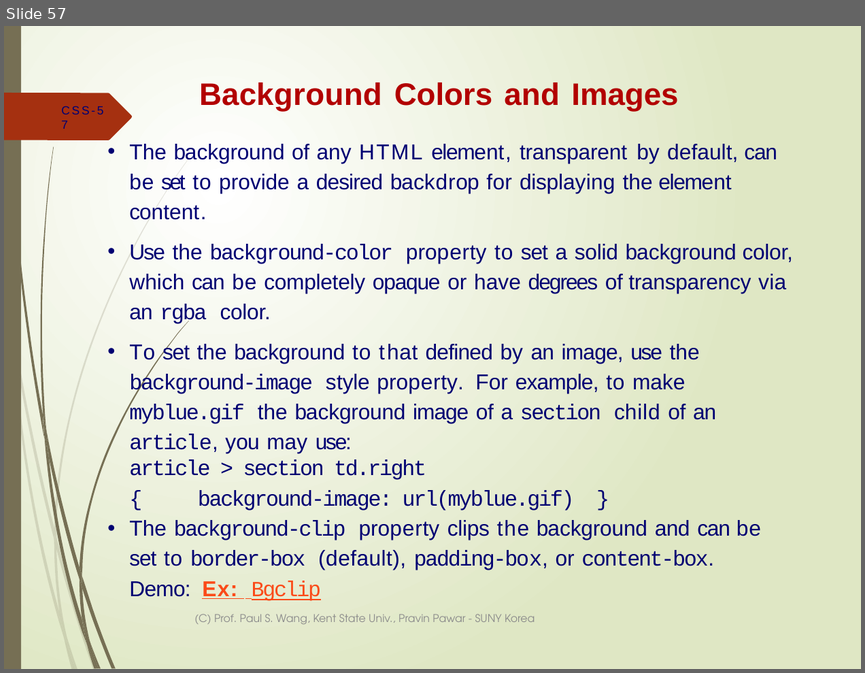
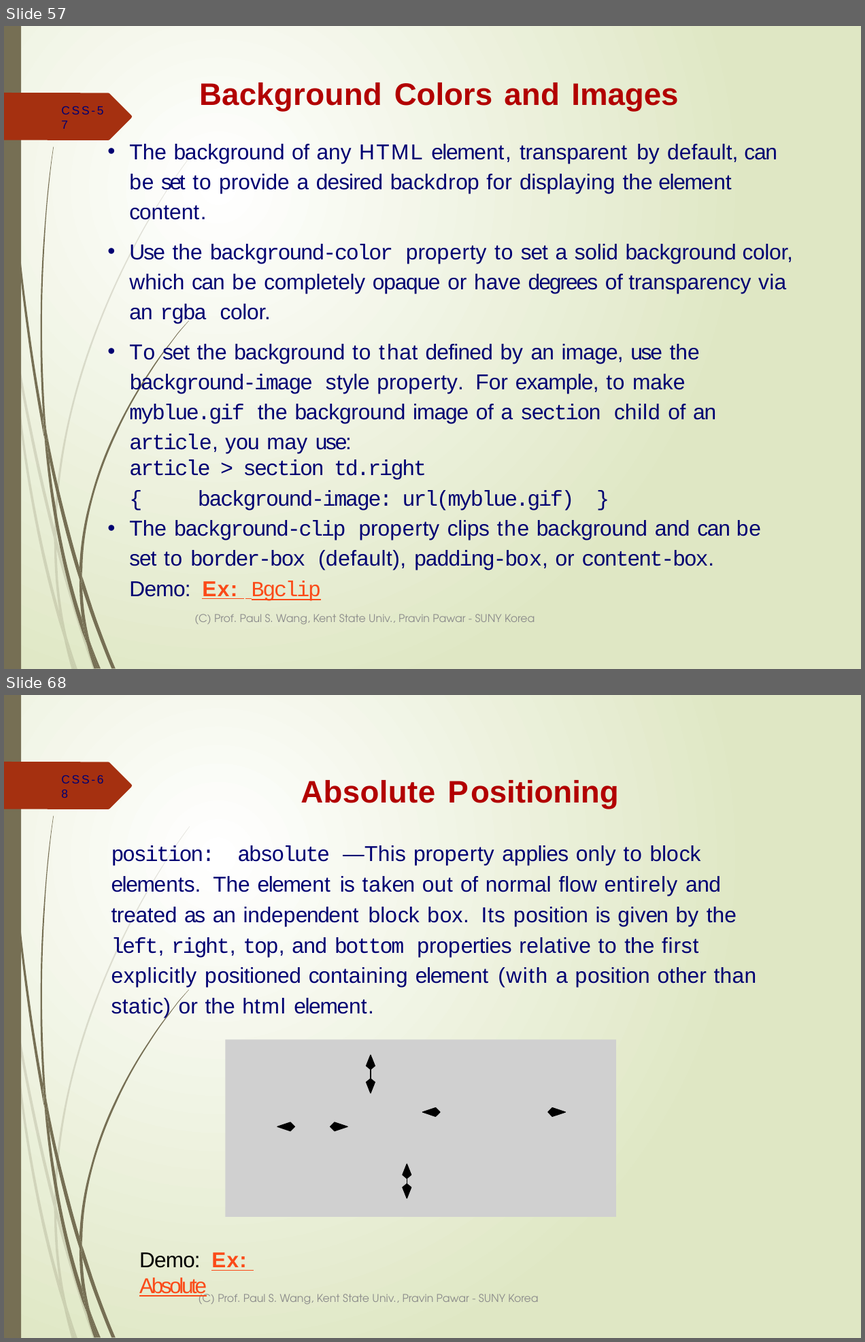
Before and after one commit to ppawar/ppawar.github.io, a slide deck: Fall2019/CSE102-F19/lectures/CSE102_Lec4-CSS.pptx. Shown one above the other, each under a label of ours: slide 57 before the commit, slides 57 and 68 after it; the slides between them are not shown. The pictures are 865x673 and 865x1342 pixels, drawn with LibreOffice and Linux fonts; fonts in the diff are those of the drawing; grey boxes stand for pictures. Boxes give left, top, right and bottom in pixels: in the first picture for what was removed or moved away, otherwise in the second. Text is boxed around its words. In the diff, an @@ line names an element or a change of style, - is before the commit and + after.

```diff
--- a/Fall2019/CSE102-F19/lectures/CSE102_Lec4-CSS.pptx
+++ b/Fall2019/CSE102-F19/lectures/CSE102_Lec4-CSS.pptx
@@ slide 68 added at (x1=4, y1=695, x2=861, y2=1338), background gradient #FFFFFF to #DFE8C4; not listed: 24 template elements that a slide beside it also shows @@
@@ page number added at (x1=61, y1=775, x2=103, y2=783), 10 pt, text #000072 @@
+CSS-68
@@ title added at (x1=300, y1=780, x2=618, y2=809), 26 pt, text #B20000, bold @@
+Absolute Positioning
@@ text added at (x1=111, y1=845, x2=757, y2=1017), 18.1 pt, text #000072 @@
+position: absolute —This property applies only to block elements. The element is taken out of normal flow entirely and treated as an independent block box. Its position is given by the left, right, top, and bottom properties relative to the first explicitly positioned containing element (with a position other than static) or the html element.
@@ picture added at (x1=225, y1=1040, x2=616, y2=1217) @@
@@ freeform shape added at (x1=366, y1=1055, x2=375, y2=1070), fill #000000 @@
@@ freeform shape added at (x1=366, y1=1055, x2=375, y2=1070), outline #000000 0.69 pt @@
@@ freeform shape added at (x1=371, y1=1055, x2=371, y2=1093), outline #000000 0.69 pt @@
@@ freeform shape added at (x1=366, y1=1078, x2=375, y2=1093), fill #000000 @@
@@ freeform shape added at (x1=366, y1=1078, x2=375, y2=1093), outline #000000 0.69 pt @@
@@ freeform shape added at (x1=277, y1=1121, x2=294, y2=1130), fill #000000 @@
@@ freeform shape added at (x1=277, y1=1121, x2=294, y2=1130), outline #000000 0.69 pt @@
@@ freeform shape added at (x1=330, y1=1121, x2=347, y2=1130), fill #000000 @@
@@ freeform shape added at (x1=330, y1=1121, x2=347, y2=1130), outline #000000 0.69 pt @@
@@ freeform shape added at (x1=422, y1=1107, x2=439, y2=1116), fill #000000 @@
@@ freeform shape added at (x1=422, y1=1107, x2=439, y2=1116), outline #000000 0.69 pt @@
@@ freeform shape added at (x1=548, y1=1107, x2=565, y2=1116), fill #000000 @@
@@ freeform shape added at (x1=548, y1=1107, x2=565, y2=1116), outline #000000 0.69 pt @@
@@ freeform shape added at (x1=402, y1=1164, x2=411, y2=1178), fill #000000 @@
@@ freeform shape added at (x1=402, y1=1164, x2=411, y2=1178), outline #000000 0.69 pt @@
@@ freeform shape added at (x1=407, y1=1164, x2=407, y2=1198), outline #000000 0.69 pt @@
@@ freeform shape added at (x1=402, y1=1183, x2=411, y2=1198), fill #000000 @@
@@ freeform shape added at (x1=402, y1=1183, x2=411, y2=1198), outline #000000 0.69 pt @@
@@ text added at (x1=139, y1=1252, x2=247, y2=1297), 18 pt, text #FB4A18, underline @@
+Demo: Ex: Absolute
@@ text added at (x1=198, y1=1290, x2=538, y2=1304), 9 pt, text #8C8C8C @@
+(C) Prof. Paul S. Wang, Kent State Univ., Pravin Pawar - SUNY Korea
```
Also in this commit, not shown: 17 other slides added, 1 other file.
